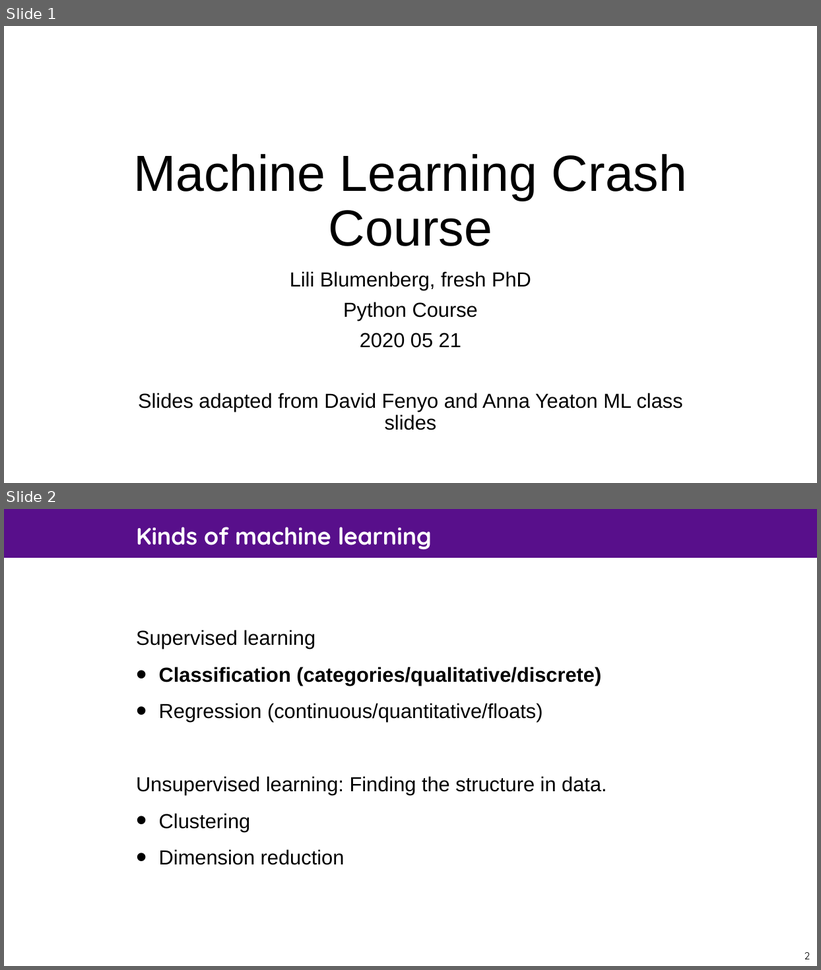
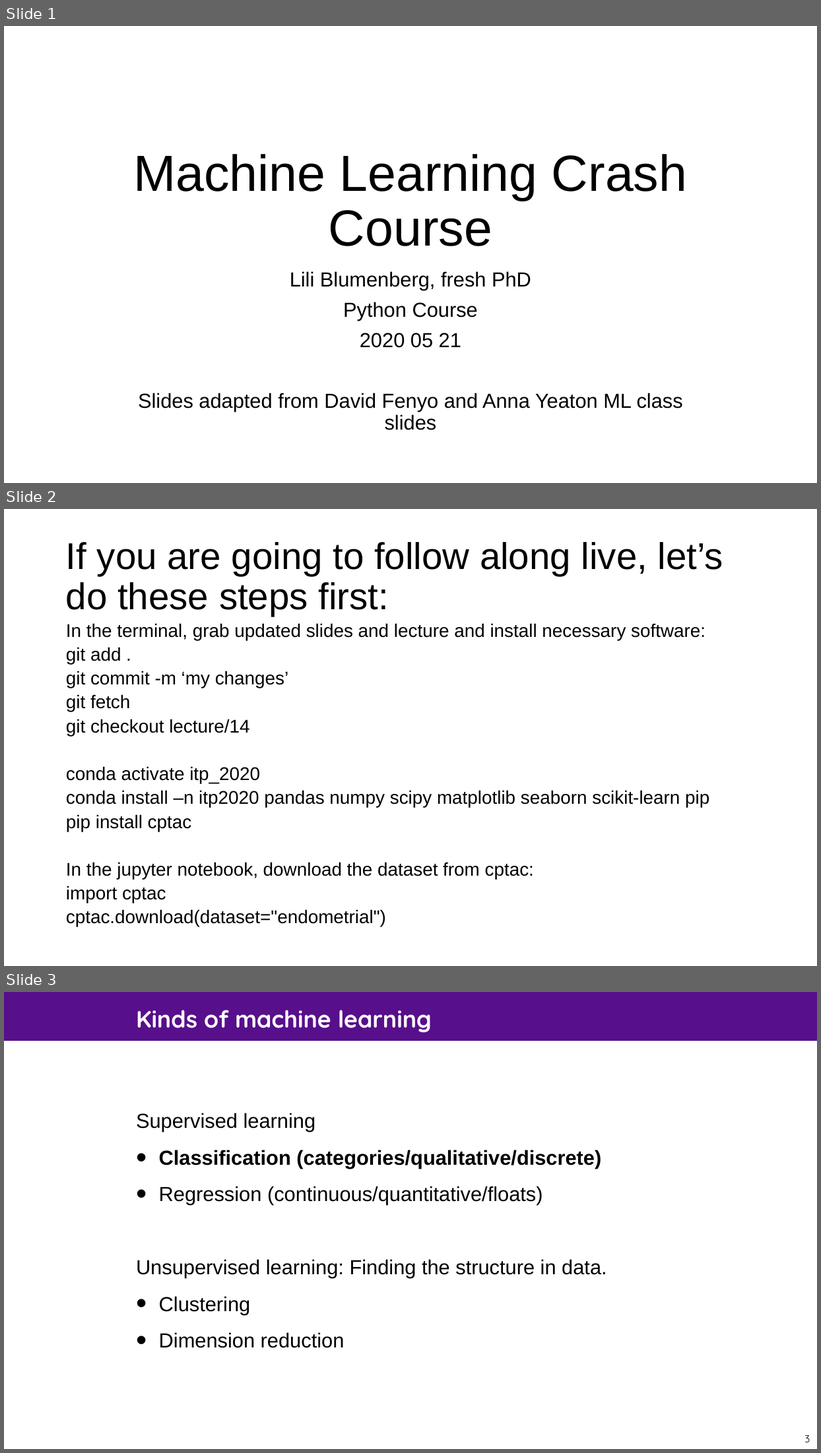
Before and after one commit to MarkGrivainis/itp_spring_2020, a slide deck: lecture_15/machine_learning_slides.pptx. Shown one above the other, each under a label of ours: slides 1 and 2 before the commit, slides 1, 2 and 3 after it. The pictures are 821x970 and 821x1453 pixels, drawn with LibreOffice and Linux fonts; fonts in the diff are those of the drawing; background and template pictures are left out. Boxes give left, top, right and bottom in pixels: in the first picture for what was removed or moved away, otherwise in the second. Text is boxed around its words. In the diff, an @@ line names an element or a change of style, - is before the commit and + after.

```diff
--- a/lecture_15/machine_learning_slides.pptx
+++ b/lecture_15/machine_learning_slides.pptx
@@ slide 2 added at box(4, 509, 817, 966), background #FFFFFF @@
@@ title added at box(66, 542, 723, 617), 44 pt, text #000000 @@
+If you are going to follow along live, let’s do these steps first:
@@ text added at box(66, 623, 710, 927), 21.7 pt, text #000000 @@
+In the terminal, grab updated slides and lecture and install necessary software:
+git add .
+git commit -m ‘my changes’
+git fetch
+git checkout lecture/14
+conda activate itp_2020
+conda install –n itp2020 pandas numpy scipy matplotlib seaborn scikit-learn pip
+pip install cptac
+In the jupyter notebook, download the dataset from cptac:
+import cptac
+cptac.download(dataset="endometrial")
@@ what was slide 2 is now slide 3 @@
@@ page number at box(805, 1436, 810, 1443): text changed @@
-2
+3
```
Also in this commit, not shown: 1 slide changed, 1 other slide added, 1 slide removed, 1 other file.
